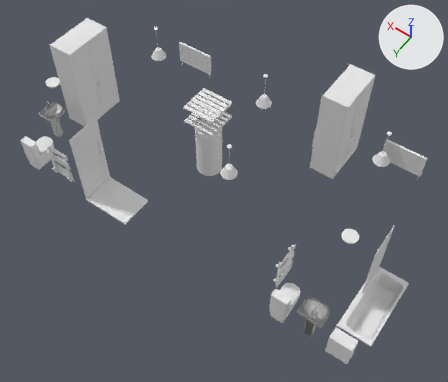
The glTF model na-project-portal/26-Projects/TV05__TheDemoHouse/30__TrueVision__AppContent/DesignPhase01__ConceptDesign__Scheme-01/MCP__Storey__FirstFloor__ProposedFixtures__MeshModel__.glb: old version first, new version second.
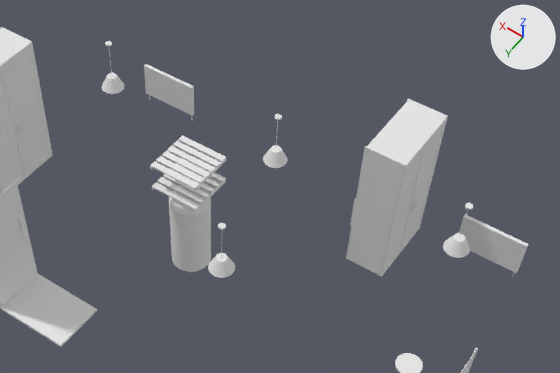
Each version appears first whole from a 50 mm camera at (9.74, 20.39, 13.85) aimed at (14.57, 13.63, 3.23), and next in a close-up on the part from 19% to 100% of the width and 0% to 63% of the height. The lights are fixed; the arrows at upper right show +X, +Y and +Z. The first two pictures are the older version. Vertices at exactly the same position are counted once.

The first close-up shows '27__ProposedBuilding__Fixtures::Default', 'SUB__UkHome__Bathroom__CeilingLight__01_ID5922033', 'SUB__UkHome__Bedroom1__CeilingLight__01_ID6027132', 'SUB__UkHome__Bedroom1__Radiator__01_ID6027131', 'SUB__UkHome__Bedroom2__CeilingLight__01_ID5948852', 'SUB__UkHome__Bedroom2__Radiator__01_ID5948851', 'SUB__UkHome__Bedroom3__CeilingLight__01_ID5990441', 'SUB__UkHome__Landing__CeilingLight__01_ID6027133' and 14 more.
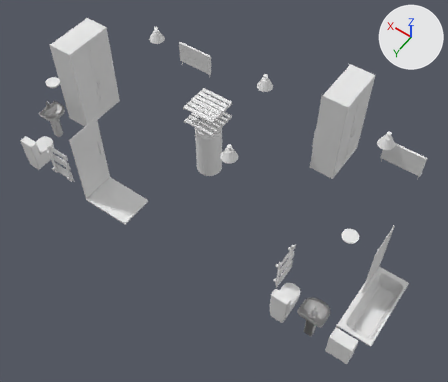
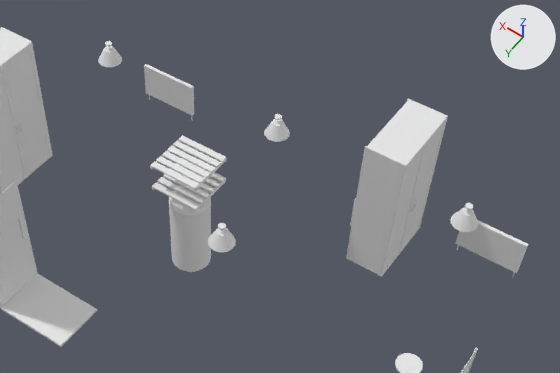
Changed parts and their boxes (x1, y1, x2, y2) in the close-ups (560 x 373 px; the box of a moved part takes in the faces that stretch with it):
'SUB__UkHome__Landing__CeilingLight__01_ID6027133', reshaped (46% shorter)
    before: (208, 223, 235, 278)
    after: (208, 223, 236, 252)
'SUB__UkHome__Bedroom2__CeilingLight__01_ID5948852', reshaped (6% narrower, 46% shorter)
    before: (443, 203, 473, 258)
    after: (450, 203, 478, 232)
'SUB__UkHome__Bedroom3__CeilingLight__01_ID5990441', reshaped (8% wider, 47% shorter)
    before: (263, 114, 287, 168)
    after: (264, 114, 290, 142)
'SUB__UkHome__Bedroom1__CeilingLight__01_ID6027132', reshaped (9% wider, 50% shorter)
    before: (102, 41, 124, 94)
    after: (98, 41, 122, 67)
part 1 of me_sharedmesh_ukhome__gen__pendant, moved or reshaped
    before: (102, 73, 470, 278)
    after: (98, 46, 478, 252)
part 2 of me_sharedmesh_ukhome__gen__pendant, moved or reshaped (not visible afterwards)
    before: (109, 50, 468, 257)

Diff of the bpy script that builds the scene:
```diff
--- a/na-project-portal/26-Projects/TV05__TheDemoHouse/30__TrueVision__AppContent/DesignPhase01__ConceptDesign__Scheme-01/MCP__Storey__FirstFloor__ProposedFixtures__MeshModel__.glb.py
+++ b/na-project-portal/26-Projects/TV05__TheDemoHouse/30__TrueVision__AppContent/DesignPhase01__ConceptDesign__Scheme-01/MCP__Storey__FirstFloor__ProposedFixtures__MeshModel__.glb.py
@@ me_sharedmesh_ukhome__gen__pendant @@
 # used by ob_sub__ukhome__bedroom2__ceilinglight__01_id5948852; location = (11.96, 11.79, 5.07)
-me_sharedmesh_ukhome__gen__pendant.from_pydata(...)  # 168 vertices, 324 faces; spans x -0.175..0.175, y -0.175..0.175, z -0.8..0.0
+me_sharedmesh_ukhome__gen__pendant.from_pydata(...)  # 168 vertices, 324 faces; spans x -0.175..0.175, y -0.175..0.175, z -0.3..0.0
+# me_sharedmesh_ukhome__gen__pendant part 1: the loose piece of 96 vertices spanning x -0.175..0.175, y -0.175..0.175, z -0.8..-0.6 is moved by (0.0, 0.0, 0.5)
+# me_sharedmesh_ukhome__gen__pendant part 2: all 12 vertices in x -0.004..0.004, y -0.004..0.004, z -0.6 are moved by (0.0, 0.0, 0.5)
 me_sharedmesh_ukhome__gen__pendant.materials.append(mat_default)
```
